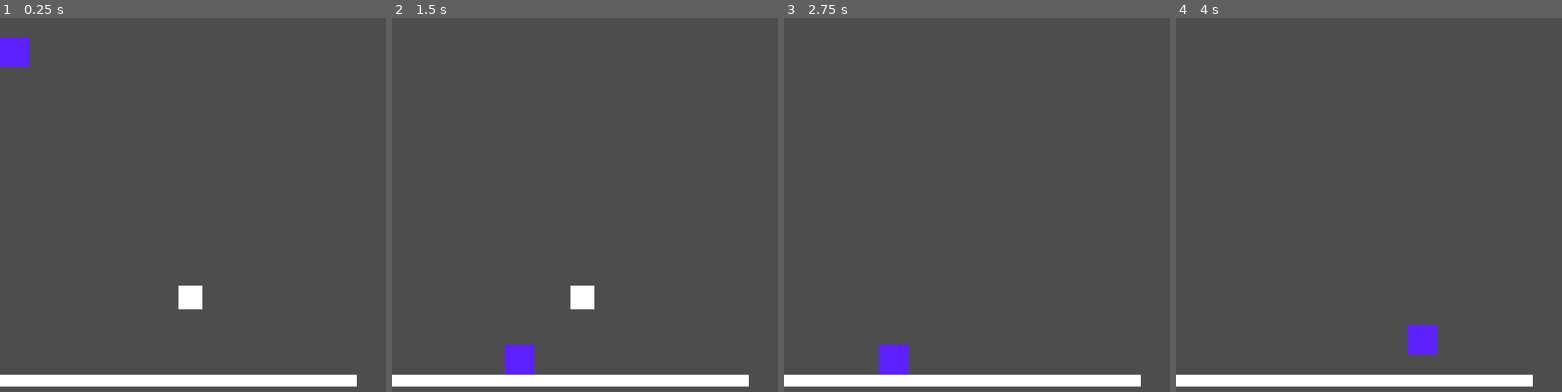
Above: before the commit, frames 1-4 (left to right).
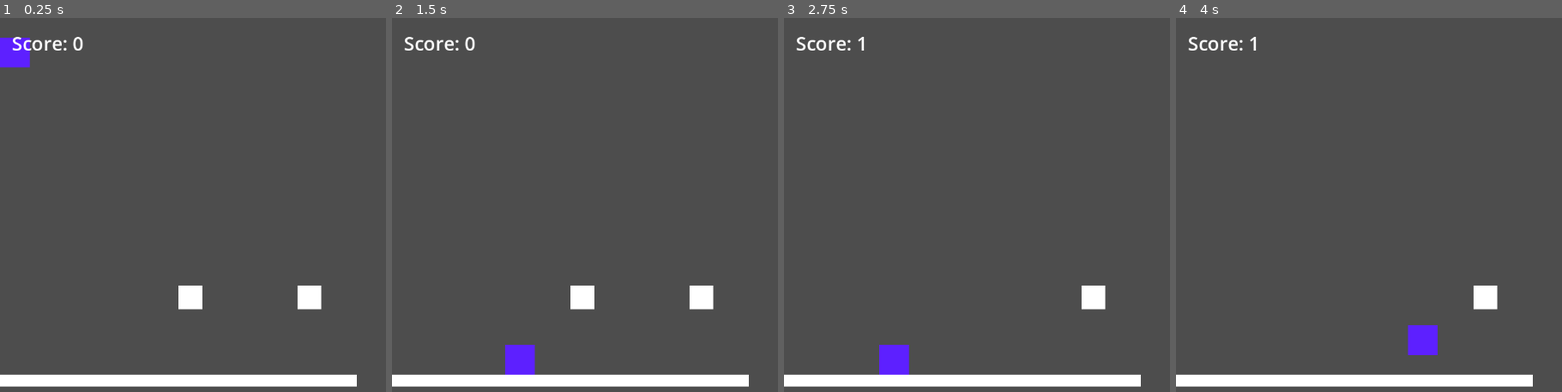
Above: after the commit, the same moments.

Repository: Rextle/godot-learning
Game: Godot game, scene res://scenes/score_ui.tscn
Same seed, same stepped clock (60 frames per second), same inputs: the game is played once before the commit and once after it. Before the commit the project starts from res://scenes/collectable_2d.tscn.
Inputs:
- Up to frame 1 (0.25 s): no input
- Up to frame 2 (1.5 s): tap Enter (ui_accept) at 0.5, 0.77 s; hold Right (ui_right) from 0.53 s (still down)
- Up to frame 3 (2.75 s): tap Enter (ui_accept) at 1.52 s; release Right (ui_right) at 2.03 s; hold Left (ui_left) from 2.03 s (still down)
- Up to frame 4 (4 s): release Left (ui_left) at 2.78 s; hold Right (ui_right) from 2.78 s (still down); tap Enter (ui_accept) at 3.02, 3.77 s

The runs differ from the first frame. In frame 1, 0.7% of the frame differs, in the area x 3-84%, y 5-78%; in frame 2, 0.7%; in frame 3, 0.7%; in frame 4, 0.7%.

Commit message:
score update

Diff:
--- a/project.godot
+++ b/project.godot
@@ -11,7 +11,7 @@
 [application]
 
 config/name="Godot-Learning"
-run/main_scene="uid://b3ad02qfnj7hb"
+run/main_scene="uid://c6trwxpap6oh5"
 config/features=PackedStringArray("4.6", "Forward Plus")
 config/icon="res://icon.svg"
 
--- a/scenes/collectable.gd
+++ b/scenes/collectable.gd
@@ -8,4 +8,5 @@
 
 func _on_body_entered(body: Node2D) -> void:
 	if body.is_in_group("Player"):
+		body.add_score(1)
 		queue_free()
--- /dev/null
+++ b/scenes/score_ui.tscn
@@ -0,0 +1,79 @@
+[gd_scene format=3 uid="uid://c6trwxpap6oh5"]
+
+[ext_resource type="Script" uid="uid://bylb0covw2txn" path="res://scripts/player.gd" id="1_yt0h2"]
+[ext_resource type="Script" uid="uid://c2yx5oc334acq" path="res://scenes/collectable.gd" id="2_jw7sf"]
+
+[sub_resource type="RectangleShape2D" id="RectangleShape2D_npyp2"]
+size = Vector2(50, 50)
+
+[sub_resource type="RectangleShape2D" id="RectangleShape2D_pmu5j"]
+size = Vector2(600, 20)
+
+[sub_resource type="RectangleShape2D" id="RectangleShape2D_myrg4"]
+size = Vector2(40, 40)
+
+[node name="World" type="Node2D" unique_id=1999204010]
+
+[node name="Player" type="CharacterBody2D" parent="." unique_id=1961956398 groups=["Player"]]
+script = ExtResource("1_yt0h2")
+
+[node name="CollisionShape2D" type="CollisionShape2D" parent="Player" unique_id=47878394]
+position = Vector2(25, 25)
+shape = SubResource("RectangleShape2D_npyp2")
+
+[node name="ColorRect" type="ColorRect" parent="Player" unique_id=528695266]
+offset_right = 50.0
+offset_bottom = 50.0
+color = Color(0.36708063, 0.12734401, 0.99998444, 1)
+metadata/_edit_use_anchors_ = true
+
+[node name="StaticBody2D" type="StaticBody2D" parent="." unique_id=1954295001]
+position = Vector2(0, 600)
+
+[node name="CollisionShape2D" type="CollisionShape2D" parent="StaticBody2D" unique_id=1280709695]
+position = Vector2(300, 10)
+shape = SubResource("RectangleShape2D_pmu5j")
+
+[node name="ColorRect" type="ColorRect" parent="StaticBody2D" unique_id=1251801466]
+offset_right = 600.0
+offset_bottom = 20.0
+metadata/_edit_use_anchors_ = true
+
+[node name="Collectable" type="Area2D" parent="." unique_id=1334060880]
+position = Vector2(300, 450)
+script = ExtResource("2_jw7sf")
+
+[node name="CollisionShape2D" type="CollisionShape2D" parent="Collectable" unique_id=838859519]
+position = Vector2(20, 20)
+shape = SubResource("RectangleShape2D_myrg4")
+
+[node name="ColorRect" type="ColorRect" parent="Collectable" unique_id=73566094]
+offset_right = 40.0
+offset_bottom = 40.0
+metadata/_edit_use_anchors_ = true
+
+[node name="Collectable2" type="Area2D" parent="." unique_id=244742367]
+position = Vector2(500, 450)
+script = ExtResource("2_jw7sf")
+
+[node name="CollisionShape2D" type="CollisionShape2D" parent="Collectable2" unique_id=1176662978]
+position = Vector2(20, 20)
+shape = SubResource("RectangleShape2D_myrg4")
+
+[node name="ColorRect" type="ColorRect" parent="Collectable2" unique_id=2116405404]
+offset_right = 40.0
+offset_bottom = 40.0
+metadata/_edit_use_anchors_ = true
+
+[node name="HUD" type="CanvasLayer" parent="." unique_id=162629398]
+
+[node name="ScoreLabel" type="Label" parent="HUD" unique_id=1491868482]
+offset_left = 20.0
+offset_top = 20.0
+offset_right = 141.0
+offset_bottom = 65.0
+theme_override_font_sizes/font_size = 32
+text = "Score: 0"
+
+[connection signal="body_entered" from="Collectable" to="Collectable" method="_on_body_entered"]
+[connection signal="body_entered" from="Collectable2" to="Collectable2" method="_on_body_entered"]
--- a/scripts/player.gd
+++ b/scripts/player.gd
@@ -2,6 +2,7 @@
 
 var gravity = 980
 var speed = 200
+var score = 0
 
 func _physics_process(delta: float) -> void:
 	velocity.y += gravity * delta
@@ -17,3 +18,8 @@
 		velocity.y = -500
 
 	move_and_slide()
+
+func add_score(amount):
+	score += amount
+	var label = get_node("/root/World/HUD/ScoreLabel")
+	label.text = "Score: " + str(score)
